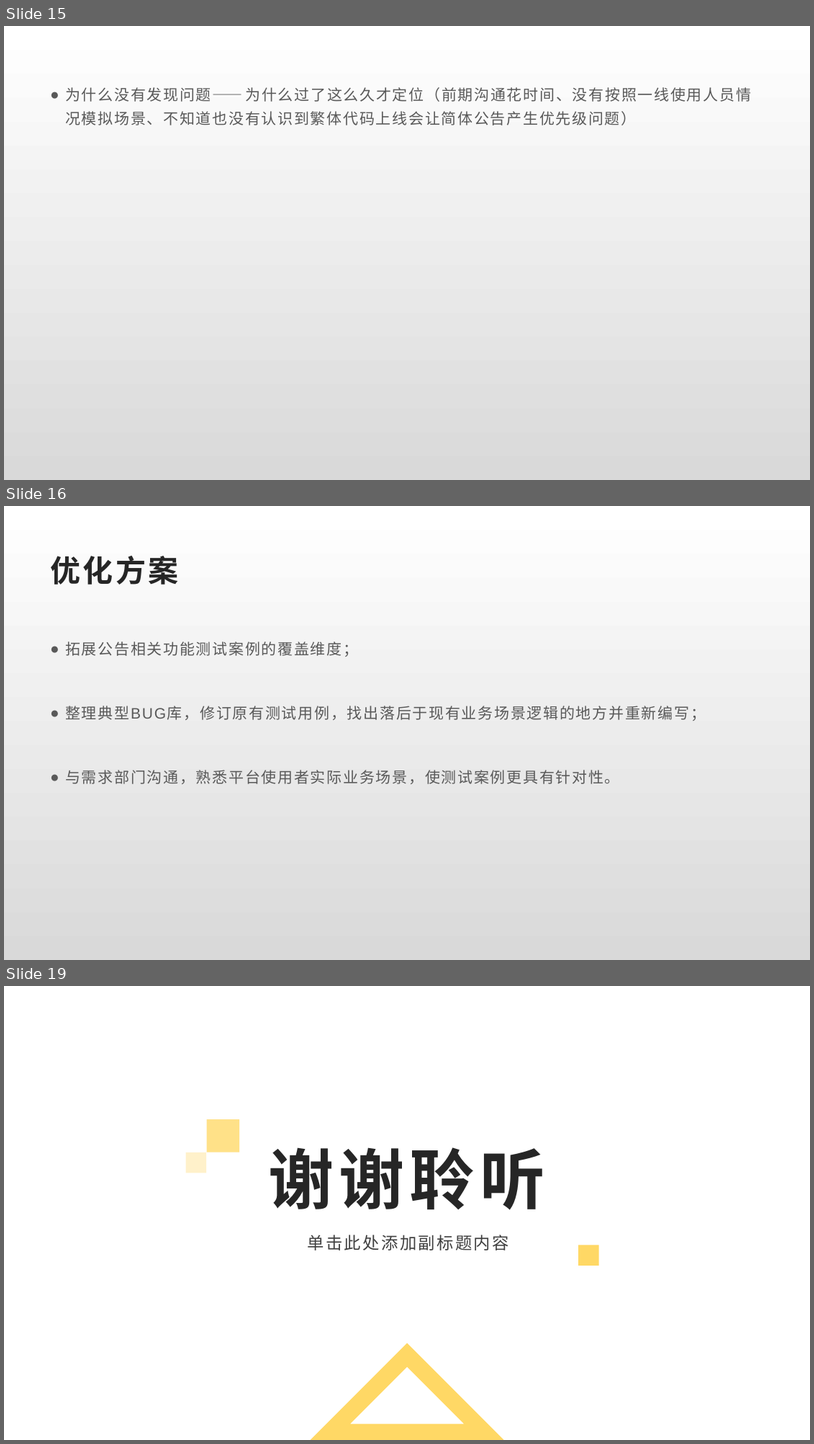
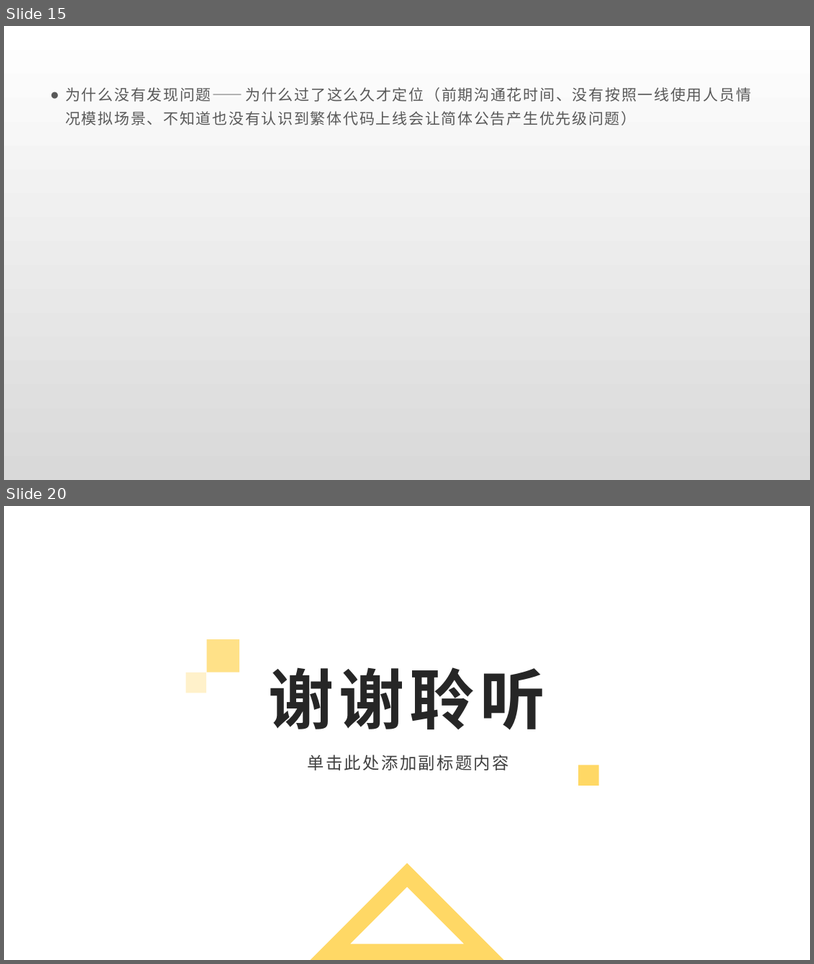
Before and after one commit to Rexixe1993/JavaScriptLesson, a slide deck: 全球版灌篮OBT复盘总结.pptx. Shown one above the other, each under a label of ours: slides 15, 16 and 19 before the commit, slides 15 and 20 after it; the slides between them are not shown. The pictures are 814x1444 and 814x964 pixels, drawn with LibreOffice and Linux fonts; fonts in the diff are those of the drawing; background and template pictures are left out. Boxes give left, top, right and bottom in pixels: in the first picture for what was removed or moved away, otherwise in the second. Text is boxed around its words. In the diff, an @@ line names an element or a change of style, - is before the commit and + after.

```diff
--- a/全球版灌篮OBT复盘总结.pptx
+++ b/全球版灌篮OBT复盘总结.pptx
@@ slide 16 removed at bbox=[4, 506, 810, 960], background gradient #FFFFFF to #D9D9D9 @@
@@ title removed at bbox=[50, 556, 178, 584] @@
-优化方案
@@ text removed at bbox=[65, 641, 706, 784] @@
-● 拓展公告相关功能测试案例的覆盖维度；
-● 整理典型BUG库，修订原有测试用例，找出落后于现有业务场景逻辑的地方并重新编写；
-● 与需求部门沟通，熟悉平台使用者实际业务场景，使测试案例更具有针对性。
@@ what was slide 19 is now slide 20 @@
```
Also in this commit, not shown: 2 slides changed, 3 slides added, 1 other slide removed.
